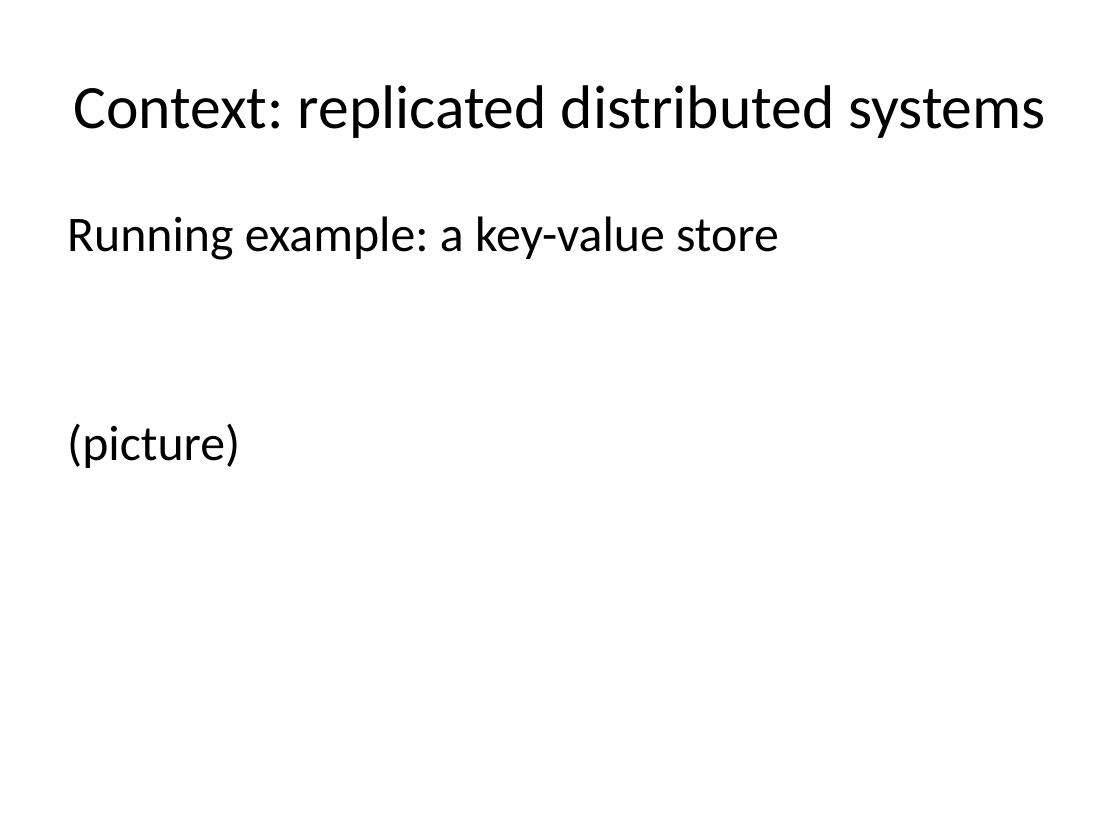
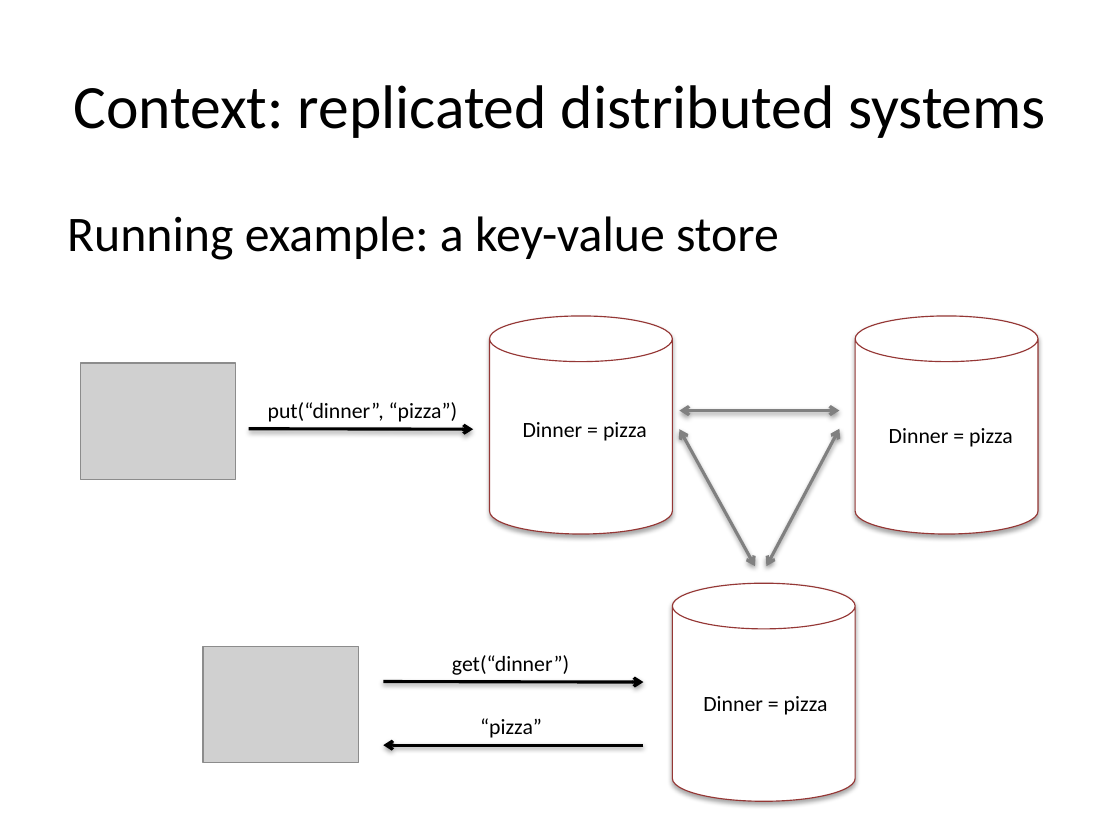
Before and after one commit to declarativitydotnet/declarativity, a slide deck: slide 6 of socc12-bloom-tutorial/slides/bloom-tutorial.pptx (slide 5 before the commit). Drawn at 1120x840 pixels with LibreOffice and Linux fonts; fonts in the diff are those of the drawing; grey boxes stand for pictures. Boxes give left, top, right and bottom in pixels: in the first picture for what was removed or moved away, otherwise in the second. Text is boxed around its words. In the diff, an @@ line names an element or a change of style, - is before the commit and + after.

```diff
--- a/socc12-bloom-tutorial/slides/bloom-tutorial.pptx
+++ b/socc12-bloom-tutorial/slides/bloom-tutorial.pptx
@@ cylinder added at (489,316,672,534), fill #FFFFFF, outline #953735 0.75 pt @@
@@ cylinder added at (856,316,1038,534), fill #FFFFFF, outline #953735 0.75 pt @@
@@ picture added at (80,363,235,479) @@
@@ text added at (268,402,458,422), 14 pt, text #000000 @@
+put(“dinner”, “pizza”)
@@ double arrow added from (680, 411) to (839, 411), #808080 2 pt @@
@@ text at (67,424,240,468): paragraph removed @@
-(picture)
@@ arrow added from (249, 429) to (473, 429), #000000 2 pt @@
@@ text added at (523,422,647,441), 14 pt, text #000000 @@
+Dinner = pizza
@@ double arrow added from (680, 429) to (755, 566), #808080 2 pt @@
@@ double arrow added from (839, 429) to (766, 566), #808080 2 pt @@
@@ text added at (889,428,1013,447), 14 pt, text #000000 @@
+Dinner = pizza
@@ cylinder added at (672,584,855,802), fill #FFFFFF, outline #953735 0.75 pt @@
@@ picture added at (203,646,358,763) @@
@@ text added at (452,655,569,675), 14 pt, text #000000 @@
+get(“dinner”)
@@ arrow added from (383, 682) to (643, 682), #000000 2 pt @@
@@ text added at (480,718,542,738), 14 pt, text #000000 @@
+“pizza”
@@ text added at (703,696,828,715), 14 pt, text #000000 @@
+Dinner = pizza
@@ arrow added from (643, 745) to (383, 745), #000000 2 pt @@
```
Also in this commit, not shown: 5 slides added.
